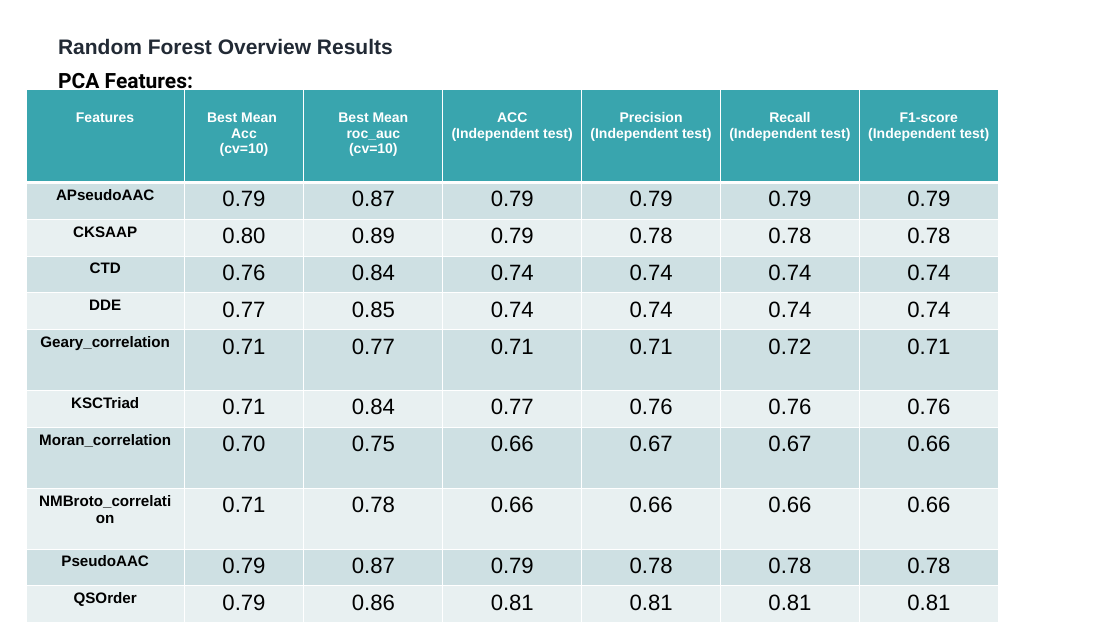
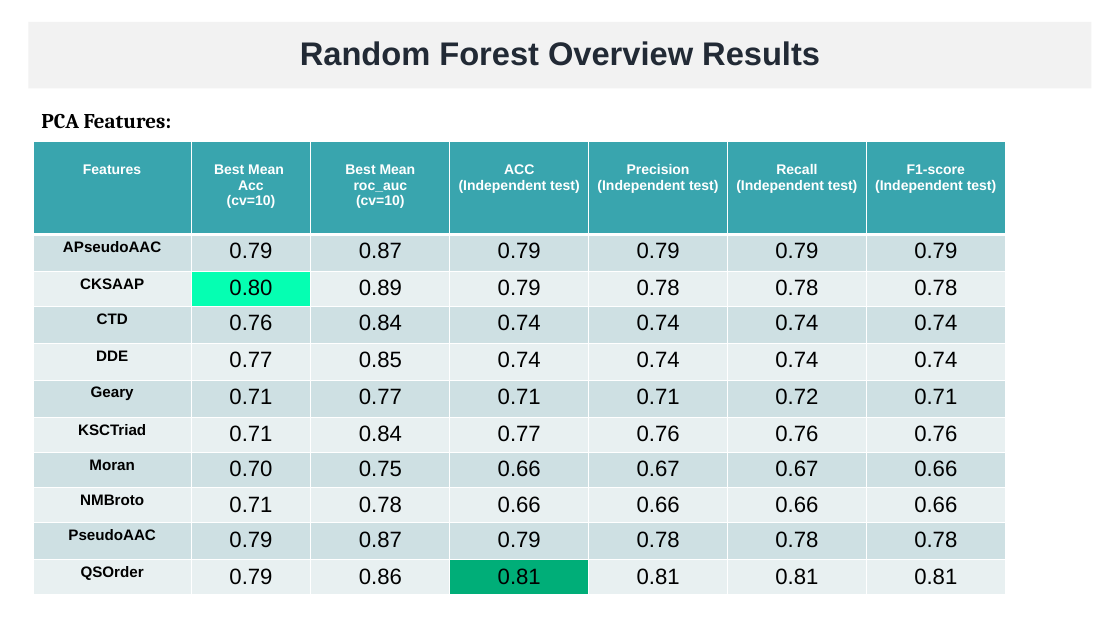
Before and after one commit to mtzynb/MyThesis, a slide deck: slide 28 of ThesisPresentation/thesis_presentation_26012022_Winter.pptx. Drawn at 1120x630 pixels with LibreOffice and Linux fonts; fonts in the diff are those of the drawing. Boxes give left, top, right and bottom in pixels: in the first picture for what was removed or moved away, otherwise in the second. Text is boxed around its words. In the diff, an @@ line names an element or a change of style, - is before the commit and + after.

```diff
--- a/ThesisPresentation/thesis_presentation_26012022_Winter.pptx
+++ b/ThesisPresentation/thesis_presentation_26012022_Winter.pptx
@@ rectangle "Random Forest Overview Results": place and size @@
-rectangle "Random Forest Overview Results" at [58,38,393,55]
+rectangle "Random Forest Overview Results" at [29,22,1092,88]
@@ rectangle "Random Forest Overview Results" at [29,22,1092,88]: size 18 to 28 pt; alignment left to centre; line spacing 1 to 0.9; more space between paragraphs; vertical alignment top to middle; fill none to #F2F2F2 @@
@@ text "PCA Features:": place and size @@
-text "PCA Features:" at [58,73,193,94]
+text "PCA Features:" at [41,114,172,129]
@@ text "PCA Features:" at [41,114,172,129]: font Roboto to Cambria @@
@@ table at [34,142,1005,595] @@
-row 6, column 1: Geary_correlation
+row 6, column 1: Geary
-row 8, column 1: Moran_correlation
+row 8, column 1: Moran
-row 9, column 1: NMBroto_correlation
+row 9, column 1: NMBroto
@@ fill #E8F0F2 to #05FFB2 in row 3, column 2 @@
@@ fill #E8F0F2 to #00AE78 in row 11, column 4 @@
@@ table: place and size @@
-table at [26,90,997,623]
+table at [34,142,1005,595]
```
Also in this commit, not shown: 17 other slides changed, 4 slides added, 11 slides removed, 1 other file.
